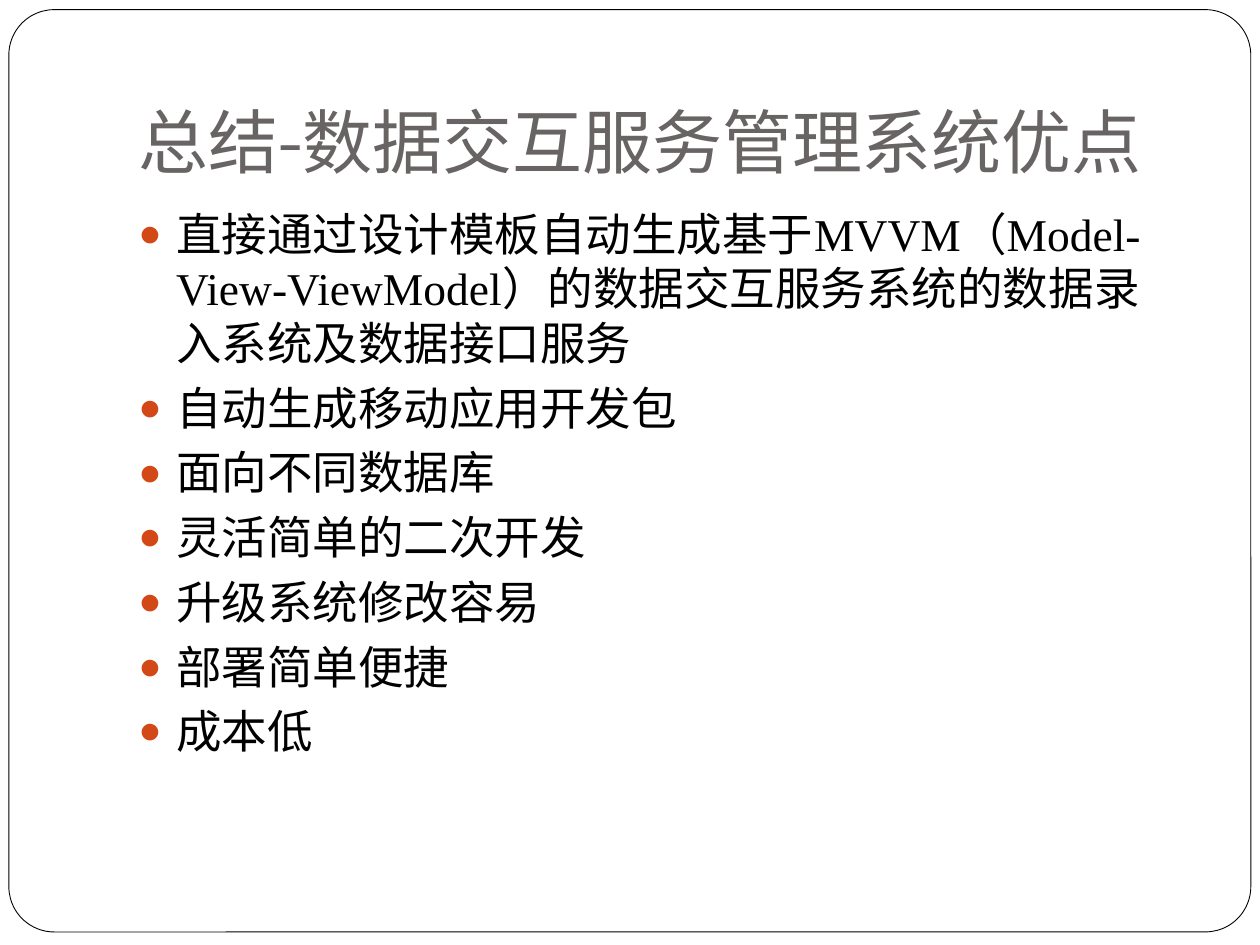
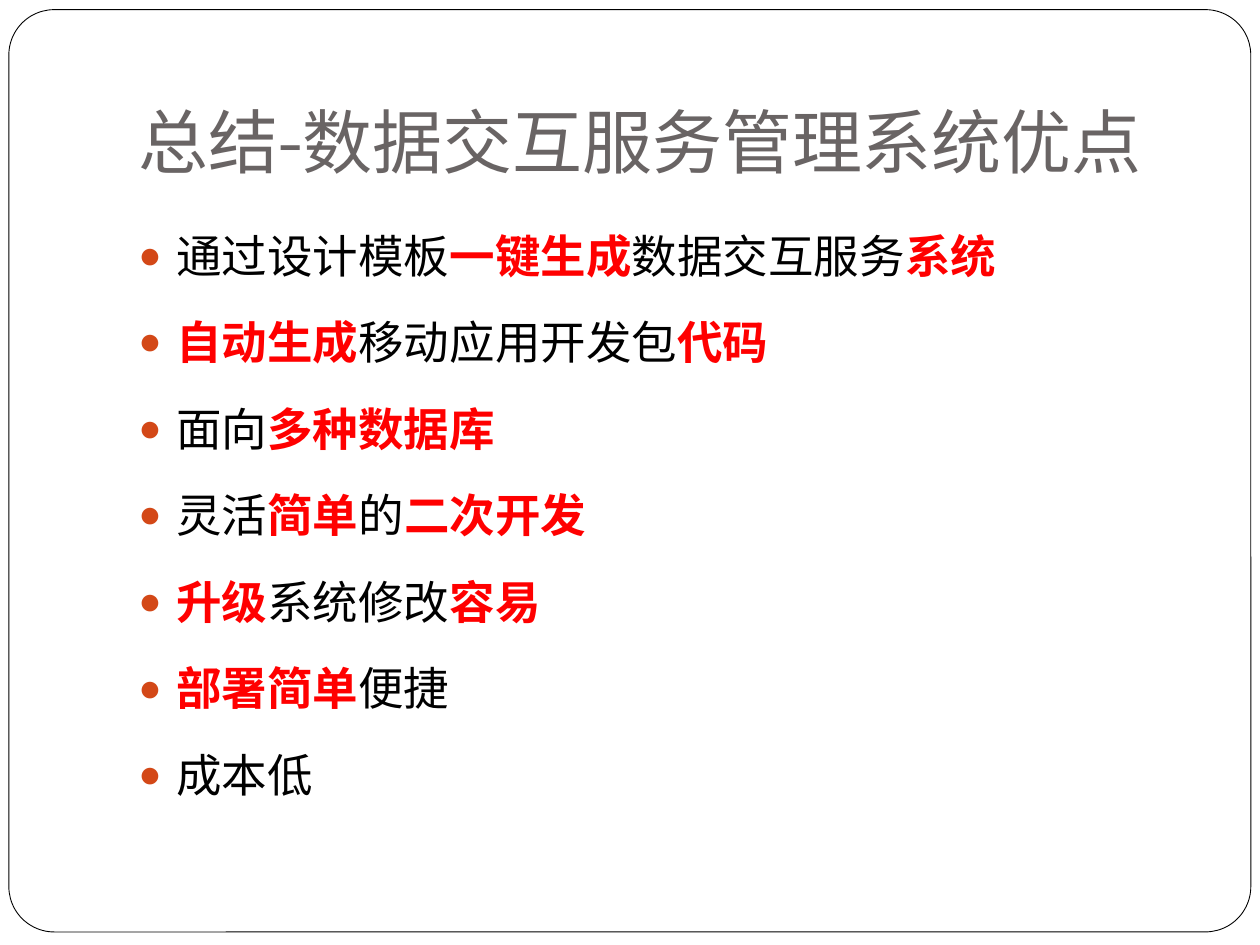
Before and after one commit to alucard263096/MyPaper, a slide deck: slide 16 of 论文PPT.pptx (slide 19 before the commit). Drawn at 1260x945 pixels with LibreOffice and Linux fonts; fonts in the diff are those of the drawing. Boxes give left, top, right and bottom in pixels: in the first picture for what was removed or moved away, otherwise in the second. Text is boxed around its words. In the diff, an @@ line names an element or a change of style, - is before the commit and + after.

```diff
--- a/论文PPT.pptx
+++ b/论文PPT.pptx
@@ text at <box>176,234,996,450</box>: text changed @@
-● 直接通过设计模板自动生成基于MVVM（Model-View-ViewModel）的数据交互服务系统的数据录入系统及数据接口服务
-● 自动生成移动应用开发包
-● 面向不同数据库
+● 通过设计模板一键生成数据交互服务系统
+● 自动生成移动应用开发包代码
+● 面向多种数据库
@@ text at <box>176,493,586,796</box>: text colour #000000 to #FF0000, bold on in "灵活简单的二次开发", "升级系统修改容易", "部署简单便捷"; line spacing 1 to 1.4 @@
```
Also in this commit, not shown: 8 other slides changed, 2 slides added, 5 slides removed, 1 other file.
